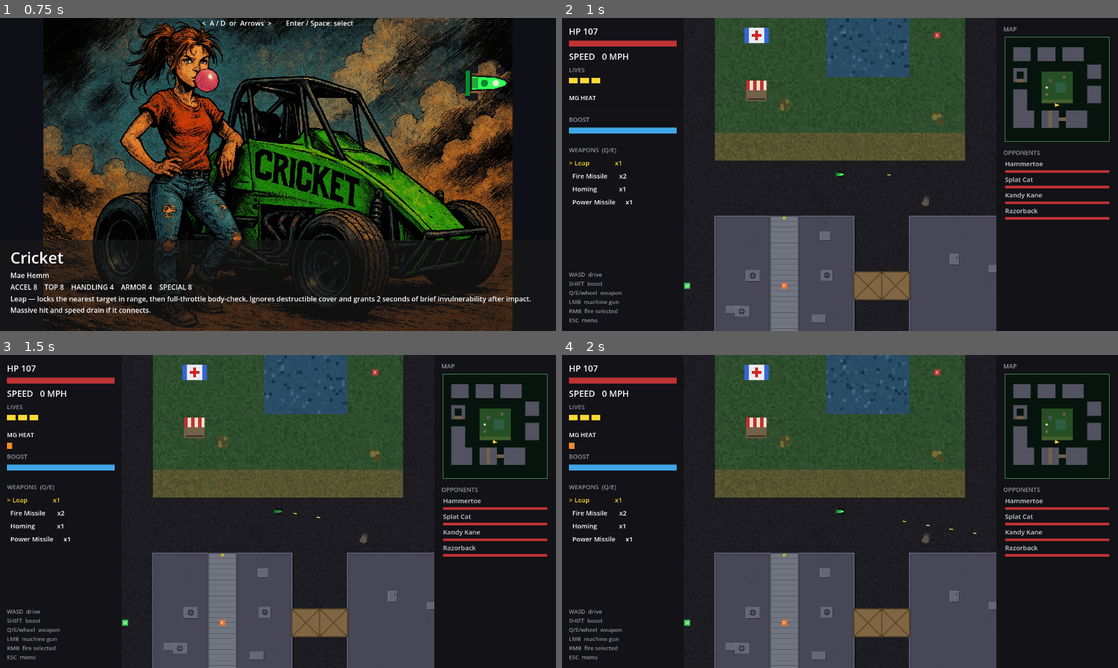
Above: before the commit, frames 1-4 (two rows, left to right).
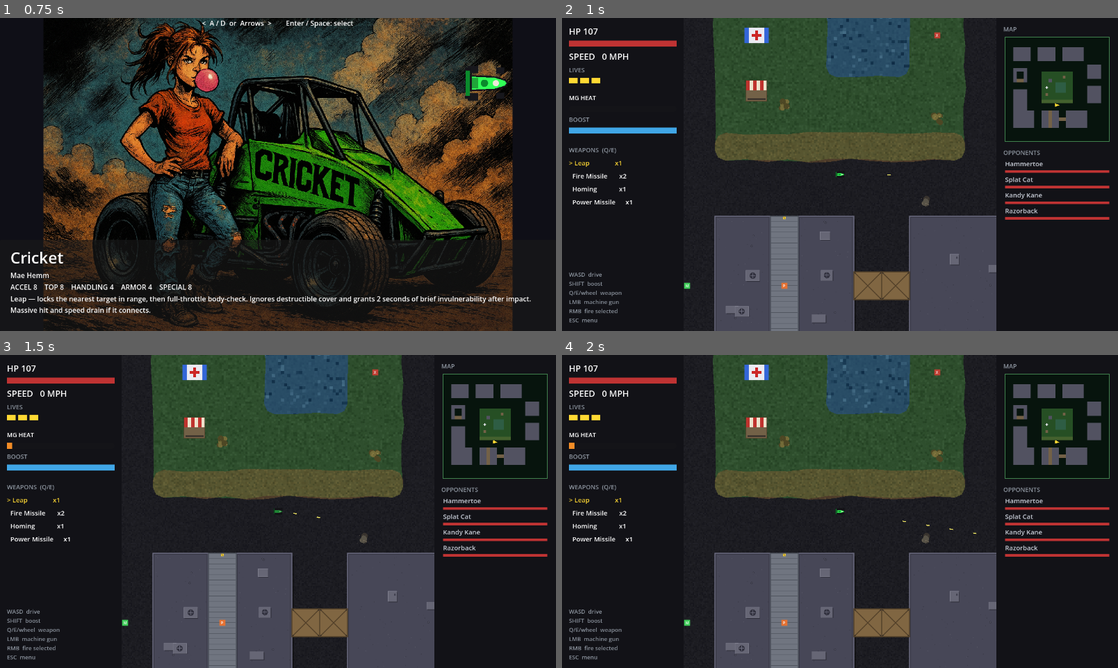
Above: after the commit, the same moments.

Repository: b3p3k0/bentchrome
Game: Godot game, scene res://ui/title.tscn
Same seed, same stepped clock (60 frames per second), same inputs: the game is played once before the commit and once after it.
Inputs (mouse positions are in pixels of both pictures, inside the frame that each line leads up to):
- Up to frame 1 (0.75 s): tap Enter (select_confirm) at 0.5 s; move the mouse to (400, 158) at 0.52 s; hold D (move_right) from 0.53 s (still down); tap Shift (boost) at 0.6 s; click (400, 158) at 0.67 s
- Up to frame 2 (1 s): keep holding D (move_right); tap Space at 0.77 s
- Up to frame 3 (1.5 s): release D (move_right) at 1.25 s; drag from (166, 527) to (278, 373) at 1.27 s
- Up to frame 4 (2 s): no input

Frame 1 is identical in both runs. In frame 2, 0.5% of the frame differs, in the area x 27-73%, y 0-47%; in frame 3, 0.5%; in frame 4, 0.5%.

Commit message:
Card 10: nature refuses the surveyor's ruler
Terrain zones soften their painted polygons at ready — corners round
into shoulders, straights pick up a seeded ±10px wobble every ~96px —
so grass fields and snowbanks read organic instead of CAD. Pit voids
get the same rounded-corner treatment. Paint only: Col grip footprints,
the radar's rects, and the kill insets stay exactly where they were.

Co-Authored-By: Claude Fable 5 <noreply@anthropic.com>

Diff:
--- a/environment/pit_zone.gd
+++ b/environment/pit_zone.gd
@@ -30,5 +30,28 @@
 			body.fall_into_pit()
 
 func _draw() -> void:
-	draw_rect(Rect2(-size * 0.5, size), VOID)
-	draw_rect(Rect2(-size * 0.5, size), RIM, false, 3.0)
+	var pts := _rounded_rect(size * 0.5, 32.0)
+	draw_colored_polygon(pts, VOID)
+	var closed := pts.duplicate()
+	closed.append(pts[0])
+	draw_polyline(closed, RIM, 3.0)
+
+## Soft-cornered rect: chamfer points + an inward shoulder per corner, matching
+## the terrain-zone treatment so hazards sit in the same visual language.
+func _rounded_rect(half: Vector2, r: float) -> PackedVector2Array:
+	r = minf(r, minf(half.x, half.y) * 0.6)
+	var corners := [
+		Vector2(-half.x, -half.y), Vector2(half.x, -half.y),
+		Vector2(half.x, half.y), Vector2(-half.x, half.y),
+	]
+	var out := PackedVector2Array()
+	for i in corners.size():
+		var prev: Vector2 = corners[(i - 1 + corners.size()) % corners.size()]
+		var cur: Vector2 = corners[i]
+		var next: Vector2 = corners[(i + 1) % corners.size()]
+		var dir_prev := (prev - cur).normalized()
+		var dir_next := (next - cur).normalized()
+		out.append(cur + dir_prev * r)
+		out.append(cur + (dir_prev + dir_next) * r * 0.3)
+		out.append(cur + dir_next * r)
+	return out
--- a/environment/terrain_zone.gd
+++ b/environment/terrain_zone.gd
@@ -2,5 +2,47 @@
 extends Area2D
 ## A painted surface region (road/dirt/ice/water). The vehicle's TerrainSensor
 ## reads terrain_type to modulate grip, acceleration, and top speed.
+## The painted Vis polygon is softened at ready — rounded corners, jittered
+## edges — so fields read organic instead of surveyor-straight. Paint only:
+## the Col shape (grip footprint) and the radar's rect stay crisp.
+
+const CORNER_RADIUS := 48.0  # how far corners pull in before rounding
+const EDGE_STEP := 96.0      # jitter a point roughly every this many px
+const EDGE_JITTER := 10.0    # max perpendicular wobble
 
 @export var terrain_type: StringName = &"road"
+
+func _ready() -> void:
+	var vis := get_node_or_null(^"Vis") as Polygon2D
+	if vis and vis.polygon.size() >= 3:
+		vis.polygon = _soften(vis.polygon)
+
+## Deterministic per-zone: rounds each corner (chamfer + inward mid point) and
+## subdivides/jitters the straights between them.
+func _soften(poly: PackedVector2Array) -> PackedVector2Array:
+	var rng := RandomNumberGenerator.new()
+	rng.seed = int(absf(global_position.x * 7.0 + global_position.y * 13.0)) + 17
+	var out := PackedVector2Array()
+	var n := poly.size()
+	for i in n:
+		var prev := poly[(i - 1 + n) % n]
+		var cur := poly[i]
+		var next := poly[(i + 1) % n]
+		var dir_prev := (prev - cur).normalized()
+		var dir_next := (next - cur).normalized()
+		var r := minf(CORNER_RADIUS, minf((prev - cur).length(), (next - cur).length()) * 0.4)
+		var a := cur + dir_prev * r
+		var b := cur + dir_next * r
+		out.append(a)
+		out.append(cur + (dir_prev + dir_next) * r * 0.3)  # rounded shoulder
+		out.append(b)
+		# The straight from this corner's exit to the next corner's entry.
+		var edge_end := next + (cur - next).normalized() * r
+		var edge := edge_end - b
+		var steps := int(edge.length() / EDGE_STEP)
+		if steps > 1:
+			var perp := edge.normalized().orthogonal()
+			for s in range(1, steps):
+				out.append(b + edge * (float(s) / steps)
+					+ perp * rng.randf_range(-EDGE_JITTER, EDGE_JITTER))
+	return out
